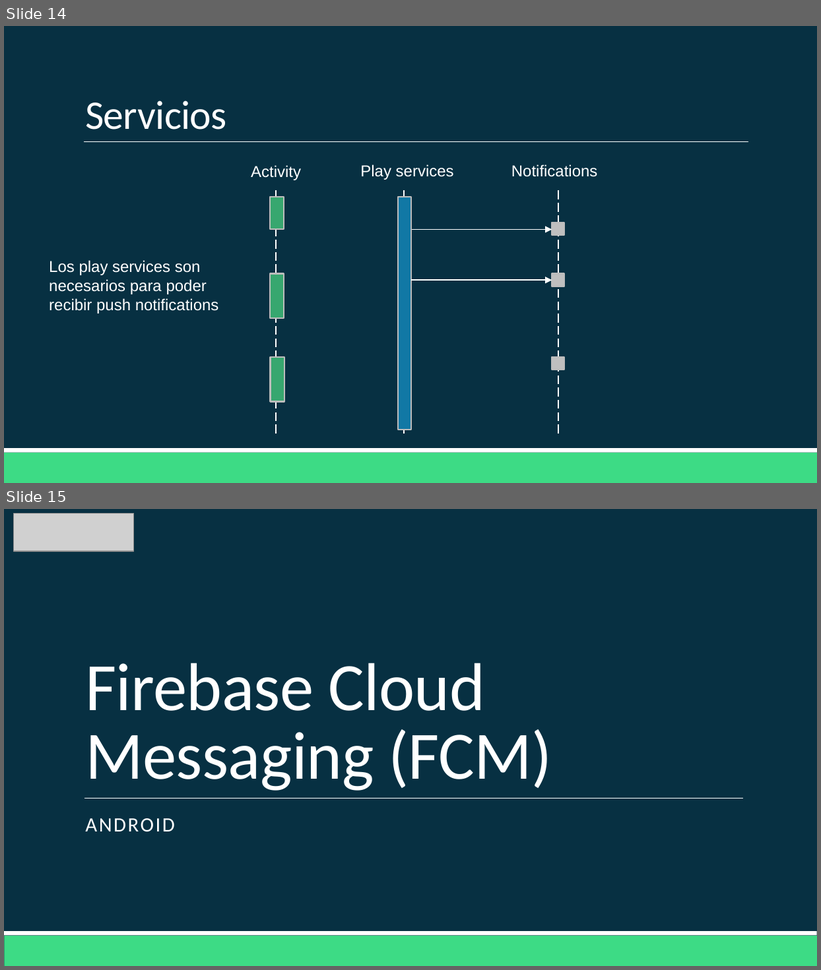
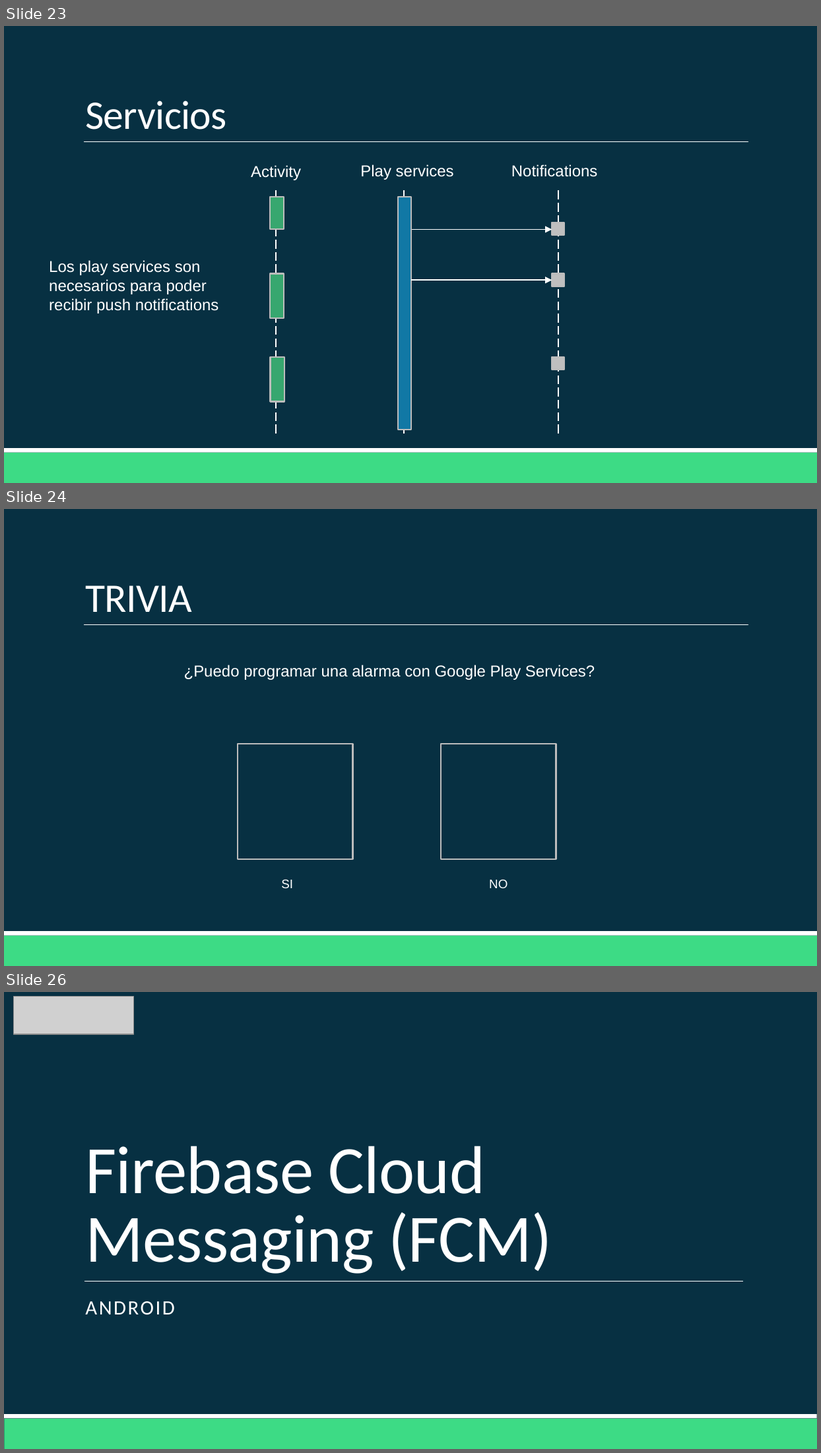
Before and after one commit to Domiciano/AppMoviles201, a slide deck: Clase 12/Clase 12.pptx. Shown one above the other, each under a label of ours: slides 14 and 15 before the commit, slides 23, 24 and 26 after it; the slides between them are not shown. The pictures are 821x970 and 821x1453 pixels, drawn with LibreOffice and Linux fonts; fonts in the diff are those of the drawing; grey boxes stand for pictures. Boxes give left, top, right and bottom in pixels: in the first picture for what was removed or moved away, otherwise in the second. Text is boxed around its words. In the diff, an @@ line names an element or a change of style, - is before the commit and + after.

```diff
--- a/Clase 12/Clase 12.pptx
+++ b/Clase 12/Clase 12.pptx
@@ slide 24 added at bbox=[4, 509, 817, 966], background #073042; not listed: 3 template elements that a slide beside it also shows @@
@@ title added at bbox=[85, 586, 192, 612], 36 pt, text #FFFFFF @@
+TRIVIA
@@ text added at bbox=[184, 665, 595, 680], 14 pt, text #FFFFFF @@
+¿Puedo programar una alarma con Google Play Services?
@@ rectangle added at bbox=[238, 744, 353, 859], outline #BDBDBD 1.25 pt @@
@@ rectangle added at bbox=[441, 744, 556, 859], outline #BDBDBD 1.25 pt @@
@@ text added at bbox=[281, 880, 293, 889], 11 pt, text #FFFFFF @@
+SI
@@ text added at bbox=[489, 880, 508, 889], 11 pt, text #FFFFFF @@
+NO
@@ what was slide 14 is now slide 23 @@
@@ what was slide 15 is now slide 26 @@
```
Also in this commit, not shown: 12 other slides added, 2 other files.
